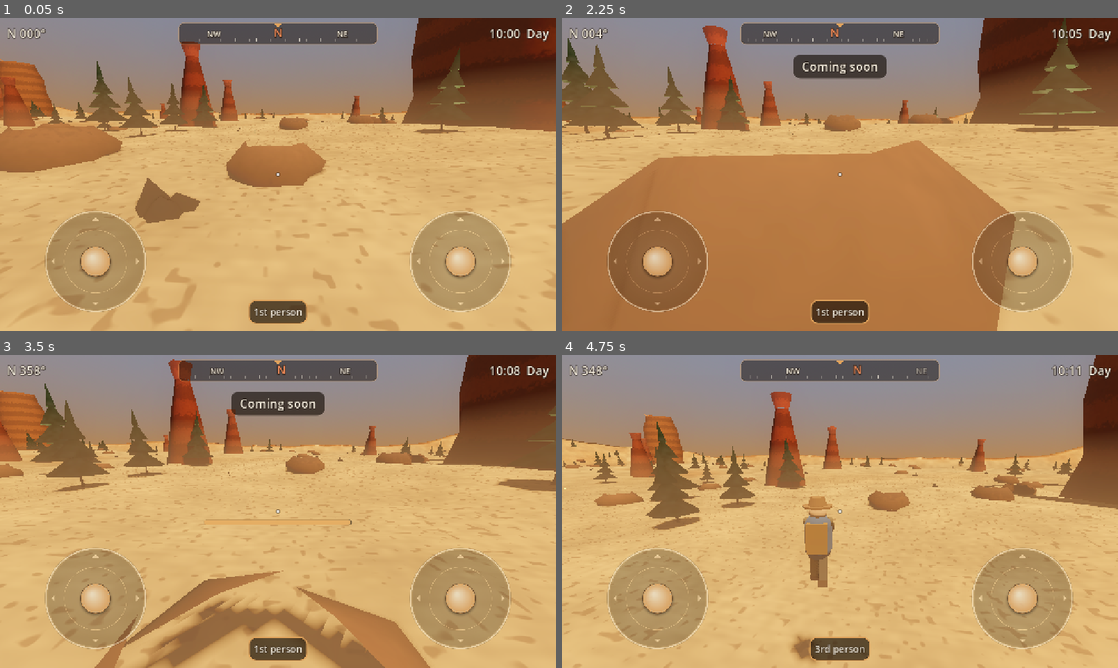
Above: before the commit, frames 1-4 (two rows, left to right).
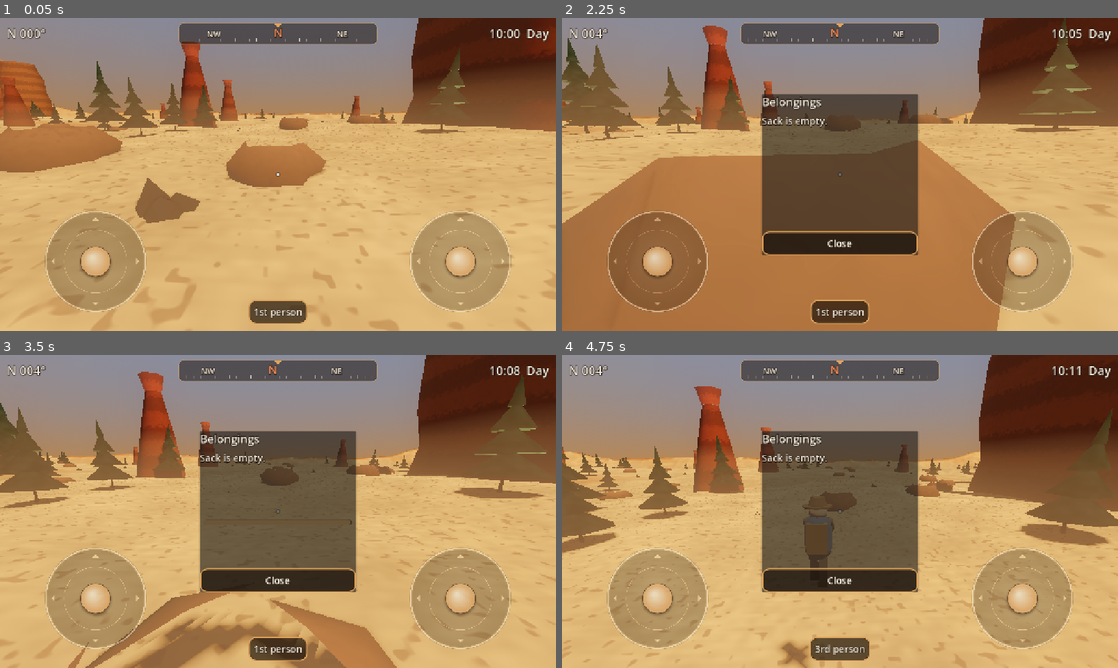
Above: after the commit, the same moments.

Repository: CharlieG42/ZimutAdventure
Game: Godot game, scene res://scenes/world/canyon_playground.tscn
Same seed, same stepped clock (60 frames per second), same inputs: the game is played once before the commit and once after it.
Inputs (mouse positions are in pixels of both pictures, inside the frame that each line leads up to):
- Up to frame 1 (0.05 s): no input
- Up to frame 2 (2.25 s): tap Enter at 0.5 s; move the mouse to (867, 174) at 0.52 s; hold W (move_forward) from 0.53 s (still down); tap E (interact) at 0.6, 1.35 s; click (867, 174) at 0.67 s; tap Space (jump) at 0.77, 1.52 s; move the mouse to (812, 174) at 1.27 s; click (812, 174) at 1.42 s; move the mouse to (851, 168) at 2.02 s; hold C (open_journal) from 2.03 s (still down); click (851, 168) at 2.17 s
- Up to frame 3 (3.5 s): keep holding W (move_forward); tap E (interact) at 2.3, 3.05 s; move the mouse to (272, 517) at 2.77 s; release C (open_journal) at 2.78 s; tap Shift (sprint) at 2.85 s; click (272, 517) at 2.92 s; tap Space (jump) at 3.02 s
- Up to frame 4 (4.75 s): keep holding W (move_forward); move the mouse to (878, 514) at 3.52 s; tap V (toggle_view) at 3.6 s; click (878, 514) at 3.67 s; tap Space (jump) at 3.77, 4.52 s; tap E (interact) at 3.8, 4.35 s; move the mouse to (795, 508) at 4.27 s; click (795, 508) at 4.42 s

The runs differ from the first frame. In frame 1, less than 0.1% of the frame differs, in the area x 7-8%, y 32-33%; in frame 2, 16%; in frame 3, 37%, in the area x 0-100%, y 0-100%; in frame 4, 34%.

Commit message:
feat(interaction): ramassage de bois, feu de camp, pancarte et sac consultable
- CollectibleItem supporte un genre (pierre/bois) avec rendu adapté
- Feu de camp interactif : 4 bûches pour l'allumer, puis repos (endurance restaurée)
- Pancarte lisible (message traduit FR/EN affiché en toast)
- Panneau d'inventaire dans le HUD (bouton Journal / touche C)
- Placement sur le sol du feu et de la pancarte près du départ
- Nouveau test headless test_environment_interaction.gd (13/13 PASS)

Co-authored-by: CharlieG42 <CharlieG42@users.noreply.github.com>

Diff:
--- a/locales/translations.en.csv
+++ b/locales/translations.en.csv
@@ -38,3 +38,14 @@
 ACTION_JUMP,Jump
 TOAST_SOON,Coming soon
 TOAST_EXHAUSTED,Out of breath!
+ITEM_ITEM_WOOD,wood
+ACTION_STOKE_FIRE,Add wood
+ACTION_REST,Rest at fire
+ACTION_READ,Read
+TOAST_NEED_WOOD,Not enough wood!
+TOAST_FIRE_STOKED,The fire crackles...
+TOAST_RESTED,You feel rested.
+INVENTORY_EMPTY,Sack is empty.
+JOURNAL_INVENTORY_TITLE,Belongings
+ACTION_CLOSE,Close
+SIGN_CANYON_1,Canyon trail - watch your step at dusk!
--- a/locales/translations.fr.csv
+++ b/locales/translations.fr.csv
@@ -38,3 +38,14 @@
 ACTION_JUMP,Saut
 TOAST_SOON,Bientôt disponible
 TOAST_EXHAUSTED,Essoufflé !
+ITEM_ITEM_WOOD,bois
+ACTION_STOKE_FIRE,Ajouter du bois
+ACTION_REST,Se reposer
+ACTION_READ,Lire
+TOAST_NEED_WOOD,Pas assez de bois !
+TOAST_FIRE_STOKED,Le feu crépite...
+TOAST_RESTED,Vous voilà requinqué.
+INVENTORY_EMPTY,Sac vide.
+JOURNAL_INVENTORY_TITLE,Sac — inventaire
+ACTION_CLOSE,Fermer
+SIGN_CANYON_1,Sentier du canyon - méfiez-vous de la tombée de la nuit !
--- /dev/null
+++ b/scenes/interaction/campfire.tscn
@@ -0,0 +1,71 @@
+[gd_scene load_steps=9 format=3]
+
+[ext_resource type="Script" path="res://scripts/interaction/campfire.gd" id="1_fire"]
+
+[sub_resource type="CylinderShape3D" id="CylinderShape3D_hit"]
+radius = 1.2
+height = 1.0
+
+[sub_resource type="CylinderMesh" id="CylinderMesh_ring"]
+top_radius = 0.9
+bottom_radius = 1.1
+height = 0.3
+
+[sub_resource type="StandardMaterial3D" id="StandardMaterial3D_stone"]
+albedo_color = Color(0.38, 0.33, 0.3, 1)
+roughness = 0.95
+
+[sub_resource type="CylinderMesh" id="CylinderMesh_log"]
+top_radius = 0.09
+bottom_radius = 0.11
+height = 1.0
+
+[sub_resource type="StandardMaterial3D" id="StandardMaterial3D_log"]
+albedo_color = Color(0.42, 0.27, 0.15, 1)
+roughness = 0.9
+
+[sub_resource type="CylinderMesh" id="CylinderMesh_flame"]
+top_radius = 0.02
+bottom_radius = 0.35
+height = 0.9
+
+[sub_resource type="StandardMaterial3D" id="StandardMaterial3D_flame"]
+albedo_color = Color(1, 0.6, 0.2, 1)
+emission_enabled = true
+emission = Color(1, 0.55, 0.15, 1)
+emission_energy_multiplier = 3.0
+
+[node name="Campfire" type="Area3D"]
+collision_layer = 4
+collision_mask = 0
+script = ExtResource("1_fire")
+
+[node name="CollisionShape3D" type="CollisionShape3D" parent="."]
+transform = Transform3D(1, 0, 0, 0, 1, 0, 0, 0, 1, 0, 0.5, 0)
+shape = SubResource("CylinderShape3D_hit")
+
+[node name="StoneRing" type="MeshInstance3D" parent="."]
+mesh = SubResource("CylinderMesh_ring")
+surface_material_override/0 = SubResource("StandardMaterial3D_stone")
+
+[node name="Log1" type="MeshInstance3D" parent="."]
+transform = Transform3D(0.9, 0, -0.44, 0, 1, 0, 0.44, 0, 0.9, 0, 0.45, 0)
+mesh = SubResource("CylinderMesh_log")
+surface_material_override/0 = SubResource("StandardMaterial3D_log")
+
+[node name="Log2" type="MeshInstance3D" parent="."]
+transform = Transform3D(0.9, 0, 0.44, 0, 1, 0, -0.44, 0, 0.9, 0, 0.45, 0)
+mesh = SubResource("CylinderMesh_log")
+surface_material_override/0 = SubResource("StandardMaterial3D_log")
+
+[node name="Flames" type="MeshInstance3D" parent="."]
+transform = Transform3D(1, 0, 0, 0, 1, 0, 0, 0, 1, 0, 0.75, 0)
+mesh = SubResource("CylinderMesh_flame")
+surface_material_override/0 = SubResource("StandardMaterial3D_flame")
+
+[node name="FireLight" type="OmniLight3D" parent="."]
+transform = Transform3D(1, 0, 0, 0, 1, 0, 0, 0, 1, 0, 1.0, 0)
+light_color = Color(1, 0.65, 0.3, 1)
+light_energy = 0.0
+omni_range = 12.0
+shadow_enabled = true
--- /dev/null
+++ b/scenes/interaction/signpost.tscn
@@ -0,0 +1,39 @@
+[gd_scene load_steps=7 format=3]
+
+[ext_resource type="Script" path="res://scripts/interaction/signpost.gd" id="1_sign"]
+
+[sub_resource type="BoxShape3D" id="BoxShape3D_hit"]
+size = Vector3(1.4, 2.4, 0.6)
+
+[sub_resource type="BoxMesh" id="BoxMesh_post"]
+size = Vector3(0.18, 1.8, 0.18)
+
+[sub_resource type="StandardMaterial3D" id="StandardMaterial3D_post"]
+albedo_color = Color(0.5, 0.36, 0.22, 1)
+roughness = 0.9
+
+[sub_resource type="BoxMesh" id="BoxMesh_board"]
+size = Vector3(1.2, 0.7, 0.08)
+
+[sub_resource type="StandardMaterial3D" id="StandardMaterial3D_board"]
+albedo_color = Color(0.72, 0.6, 0.42, 1)
+roughness = 0.85
+
+[node name="Signpost" type="Area3D"]
+collision_layer = 4
+collision_mask = 0
+script = ExtResource("1_sign")
+
+[node name="CollisionShape3D" type="CollisionShape3D" parent="."]
+transform = Transform3D(1, 0, 0, 0, 1, 0, 0, 0, 1, 0, 1.2, 0)
+shape = SubResource("BoxShape3D_hit")
+
+[node name="Post" type="MeshInstance3D" parent="."]
+transform = Transform3D(1, 0, 0, 0, 1, 0, 0, 0, 1, 0, 0.9, 0)
+mesh = SubResource("BoxMesh_post")
+surface_material_override/0 = SubResource("StandardMaterial3D_post")
+
+[node name="Board" type="MeshInstance3D" parent="."]
+transform = Transform3D(1, 0, 0, 0, 1, 0, 0, 0, 1, 0, 1.75, 0)
+mesh = SubResource("BoxMesh_board")
+surface_material_override/0 = SubResource("StandardMaterial3D_board")
--- /dev/null
+++ b/scenes/interaction/wood_item.tscn
@@ -0,0 +1,38 @@
+[gd_scene load_steps=6 format=3]
+
+[ext_resource type="Script" path="res://scripts/interaction/collectible_item.gd" id="1_collect"]
+[ext_resource type="AudioStream" path="res://assets/audio/pickup/collect.wav" id="2_snd"]
+
+[sub_resource type="SphereShape3D" id="SphereShape3D_hit"]
+radius = 0.6
+
+[sub_resource type="SphereMesh" id="SphereMesh_body"]
+radius = 0.18
+height = 0.36
+
+[sub_resource type="StandardMaterial3D" id="StandardMaterial3D_glow"]
+albedo_color = Color(0.95, 0.75, 0.35, 1)
+emission_enabled = true
+emission = Color(1, 0.8, 0.4, 1)
+emission_energy_multiplier = 2.5
+
+[node name="WoodItem" type="Area3D" groups=["collectible"]]
+collision_layer = 4
+collision_mask = 0
+script = ExtResource("1_collect")
+item_id = "item_wood"
+kind = 1
+amount = 1
+pickup_sound = ExtResource("2_snd")
+
+[node name="CollisionShape3D" type="CollisionShape3D" parent="."]
+shape = SubResource("SphereShape3D_hit")
+
+[node name="Mesh" type="MeshInstance3D" parent="."]
+mesh = SubResource("SphereMesh_body")
+material_override = SubResource("StandardMaterial3D_glow")
+
+[node name="Glow" type="OmniLight3D" parent="."]
+light_color = Color(1, 0.8, 0.4, 1)
+light_energy = 0.8
+omni_range = 2.5
--- a/scenes/ui/hud.tscn
+++ b/scenes/ui/hud.tscn
@@ -9,8 +9,10 @@
 [ext_resource type="Texture2D" path="res://assets/ui/icons/jump.png" id="7_jump"]
 [ext_resource type="Texture2D" path="res://assets/ui/icons/interact.png" id="8_interact"]
 [ext_resource type="Texture2D" path="res://assets/ui/icons/sprint.png" id="9_sprint"]
+[ext_resource type="Script" path="res://scripts/ui/inventory_panel.gd" id="10_inventory"]
 
 [node name="HUD" type="CanvasLayer"]
+groups = ["hud"]
 script = ExtResource("1_hud")
 
 [node name="TouchLook" parent="." instance=ExtResource("3_look")]
@@ -222,6 +224,23 @@
 icon_alignment = 1
 expand_icon = true
 
+[node name="InventoryCenter" type="CenterContainer" parent="."]
+anchors_preset = 8
+anchor_left = 0.5
+anchor_top = 0.5
+anchor_right = 0.5
+anchor_bottom = 0.5
+grow_horizontal = 2
+grow_vertical = 2
+mouse_filter = 1
+theme = ExtResource("4_theme")
+
+[node name="InventoryPanel" type="PanelContainer" parent="InventoryCenter"]
+visible = false
+layout_mode = 2
+mouse_filter = 1
+script = ExtResource("10_inventory")
+
 [node name="VirtualJoystick" parent="." instance=ExtResource("2_joy")]
 anchors_preset = 7
 anchor_left = 0.0
--- a/scenes/world/canyon_playground.tscn
+++ b/scenes/world/canyon_playground.tscn
@@ -6,6 +6,9 @@
 [ext_resource type="PackedScene" path="res://scenes/interaction/collectible_item.tscn" id="4_item"]
 [ext_resource type="PackedScene" path="res://scenes/ui/hud.tscn" id="5_hud"]
 [ext_resource type="Script" path="res://scripts/world/world_setup.gd" id="6_setup"]
+[ext_resource type="PackedScene" path="res://scenes/interaction/campfire.tscn" id="7_campfire"]
+[ext_resource type="PackedScene" path="res://scenes/interaction/signpost.tscn" id="8_sign"]
+[ext_resource type="PackedScene" path="res://scenes/interaction/wood_item.tscn" id="9_wood"]
 
 [sub_resource type="ProceduralSkyMaterial" id="ProceduralSkyMaterial_sky"]
 sky_top_color = Color(0.45, 0.65, 0.85, 1)
@@ -68,6 +71,19 @@
 item_scene = ExtResource("4_item")
 count = 14
 
+[node name="WoodCollectibles" type="Node3D" parent="."]
+script = ExtResource("3_spawner")
+item_scene = ExtResource("9_wood")
+count = 6
+seed_offset = 1337
+spawn_radius = 180.0
+min_terrain_height = -5.0
+
+[node name="Campfire" parent="." instance=ExtResource("7_campfire")]
+
+[node name="Signpost" parent="." instance=ExtResource("8_sign")]
+message_key = "SIGN_CANYON_1"
+
 [node name="Player" parent="." instance=ExtResource("2_player")]
 groups = ["player"]
 transform = Transform3D(1, 0, 0, 0, 1, 0, 0, 0, 1, 40, 12, -30)
--- /dev/null
+++ b/scripts/interaction/campfire.gd
@@ -0,0 +1,58 @@
+class_name CampfireInteractable
+extends Interactable
+
+const STAGES := 4
+
+@export var wood_item_id: String = "item_wood"
+@export var wood_per_stage: int = 1
+@export var fire_light_energy: float = 2.2
+
+var _stage: int = 0
+var _light: OmniLight3D
+var _mesh: MeshInstance3D
+
+func _ready() -> void:
+	prompt_text = "ACTION_STOKE_FIRE"
+	_light = get_node_or_null("FireLight") as OmniLight3D
+	_mesh = get_node_or_null("Flames") as MeshInstance3D
+	_refresh()
+
+func get_prompt() -> String:
+	return "ACTION_REST" if _stage >= STAGES else prompt_text
+
+func _on_interact(interactor: Node3D) -> void:
+	if _stage >= STAGES:
+		_rest(interactor)
+		return
+	var inventory := InteractionManager.get_inventory()
+	if inventory == null or not inventory.has_item(wood_item_id, wood_per_stage):
+		_notify(interactor, "TOAST_NEED_WOOD")
+		return
+	inventory.remove_item(wood_item_id, wood_per_stage)
+	_stage = mini(_stage + 1, STAGES)
+	_refresh()
+	var sfx := InteractionManager.get_sfx()
+	if sfx != null:
+		sfx.play(load("res://assets/audio/pickup/collect.wav"), -4.0, 0.8)
+	_notify(interactor, "TOAST_FIRE_STOKED")
+
+func _rest(interactor: Node3D) -> void:
+	if interactor is CharacterBody3D and interactor.has_method("restore_stamina"):
+		interactor.restore_stamina()
+	_notify(interactor, "TOAST_RESTED")
+
+func _notify(interactor: Node3D, key: String) -> void:
+	var tree := get_tree()
+	if tree != null:
+		var hud := tree.get_first_node_in_group("hud") as Node
+		if hud != null and hud.has_method("show_toast"):
+			hud.show_toast(tr(key))
+
+func _refresh() -> void:
+	if _light != null:
+		_light.light_energy = fire_light_energy * _stage / float(STAGES)
+		_light.visible = _stage > 0
+	if _mesh != null:
+		_mesh.visible = _stage > 0
+		var scale_factor := maxf(0.4, _stage / float(STAGES))
+		_mesh.scale = Vector3.ONE * scale_factor
--- a/scripts/interaction/collectible_item.gd
+++ b/scripts/interaction/collectible_item.gd
@@ -1,24 +1,52 @@
 class_name CollectibleItem
 extends Interactable
 
+enum Kind { STONE, WOOD }
+
 @export var item_id: String = "item_stone"
 @export var amount: int = 1
+@export var kind: Kind = Kind.STONE
 @export var pickup_sound: AudioStream
 @export var float_amplitude: float = 0.15
 @export var float_speed: float = 2.0
 
 var _base_y: float = 0.0
 var _t: float = 0.0
+var _mesh: MeshInstance3D
+var _glow: OmniLight3D
 
 func _ready() -> void:
 	_base_y = position.y
 	prompt_text = "ACTION_COLLECT"
 	one_shot = true
+	_mesh = get_node_or_null("Mesh") as MeshInstance3D
+	_glow = get_node_or_null("Glow") as OmniLight3D
+	_apply_kind()
 
 func _process(delta: float) -> void:
 	_t += delta * float_speed
 	position.y = _base_y + sin(_t) * float_amplitude
 	rotation.y += delta * 0.6
+
+func _apply_kind() -> void:
+	if _mesh == null:
+		return
+	match kind:
+		Kind.WOOD:
+			var cylinder := CylinderMesh.new()
+			cylinder.top_radius = 0.07
+			cylinder.bottom_radius = 0.09
+			cylinder.height = 0.7
+			var material := StandardMaterial3D.new()
+			material.albedo_color = Color(0.45, 0.28, 0.14, 1)
+			material.roughness = 0.9
+			_mesh.mesh = cylinder
+			_mesh.material_override = material
+			if _glow != null:
+				_glow.light_color = Color(1.0, 0.8, 0.55, 1)
+				_glow.omni_range = 1.8
+		_:
+			pass
 
 func _on_interact(_interactor: Node3D) -> void:
 	var inventory := InteractionManager.get_inventory()
--- /dev/null
+++ b/scripts/interaction/signpost.gd
@@ -0,0 +1,18 @@
+class_name SignpostInteractable
+extends Interactable
+
+@export_multiline var message_key: String = "SIGN_CANYON_1"
+@export var body_id: String = "Wood"
+@export var reading_time: float = 4.5
+
+func _ready() -> void:
+	prompt_text = "ACTION_READ"
+	one_shot = false
+
+func _on_interact(interactor: Node3D) -> void:
+	var tree := get_tree()
+	if tree == null:
+		return
+	var hud := tree.get_first_node_in_group("hud") as Node
+	if hud != null and hud.has_method("show_toast"):
+		hud.show_toast(tr(message_key), reading_time)
--- a/scripts/player/player.gd
+++ b/scripts/player/player.gd
@@ -166,6 +166,13 @@
 func is_exhausted() -> bool:
 	return _exhausted
 
+## Recouvrement immédiat (repos au feu de camp).
+func restore_stamina() -> void:
+	stamina = 1.0
+	_exhausted = false
+	_regen_delay_left = 0.0
+	stamina_changed.emit(stamina, _exhausted)
+
 ## Cap en degrés, 0 = Nord (-Z), sens horaire (90 = Est).
 func get_heading_degrees() -> float:
 	return fposmod(-rad_to_deg(rotation.y), 360.0)
--- a/scripts/ui/hud.gd
+++ b/scripts/ui/hud.gd
@@ -24,6 +24,8 @@
 @onready var interact_prompt: Label = $Overlay/CenterPrompt
 @onready var toast: Label = $Overlay/Toast
 @onready var joystick: Control = $VirtualJoystick
+@onready var inventory_center: CenterContainer = $InventoryCenter
+@onready var inventory_panel: InventoryPanel = $InventoryCenter/InventoryPanel
 @onready var camera_joystick: Control = $CameraJoystick
 @onready var touch_look: Control = $TouchLook
 
@@ -133,9 +135,13 @@
 		_player.call("toggle_view")
 
 func _on_journal_pressed() -> void:
-	if get_signal_connection_list("journal_requested").is_empty():
+	if get_signal_connection_list("journal_requested").size() > 0:
+		journal_requested.emit()
+		return
+	if inventory_panel != null:
+		inventory_panel.toggle()
+	else:
 		show_toast(tr("TOAST_SOON"))
-	journal_requested.emit()
 
 func _on_map_pressed() -> void:
 	if get_signal_connection_list("map_requested").is_empty():
--- /dev/null
+++ b/scripts/ui/inventory_panel.gd
@@ -0,0 +1,69 @@
+class_name InventoryPanel
+extends PanelContainer
+
+const CLOSE_KEY := "ACTION_CLOSE"
+
+var _list: VBoxContainer
+var _title: Label
+var _close_button: Button
+var _inventory: Node
+
+func _ready() -> void:
+	_inventory = InteractionManager.get_inventory()
+	mouse_filter = Control.MOUSE_FILTER_STOP
+	_build()
+	visible = false
+
+func toggle() -> void:
+	if visible:
+		close()
+	else:
+		open()
+
+func open() -> void:
+	_refresh()
+	visible = true
+
+func close() -> void:
+	visible = false
+
+func _build() -> void:
+	var margin := VBoxContainer.new()
+	margin.add_theme_constant_override("separation", 10)
+	_title = Label.new()
+	_title.text = tr("JOURNAL_INVENTORY_TITLE")
+	_title.add_theme_font_size_override("font_size", 26)
+	margin.add_child(_title)
+
+	var scroll := ScrollContainer.new()
+	scroll.custom_minimum_size = Vector2(360, 260)
+	margin.add_child(scroll)
+	_list = VBoxContainer.new()
+	_list.add_theme_constant_override("separation", 6)
+	_list.size_flags_horizontal = Control.SIZE_EXPAND_FILL
+	scroll.add_child(_list)
+
+	_close_button = Button.new()
+	_close_button.text = tr(CLOSE_KEY)
+	_close_button.pressed.connect(close)
+	margin.add_child(_close_button)
+	add_child(margin)
+
+func _refresh() -> void:
+	for child in _list.get_children():
+		child.queue_free()
+	if _inventory == null:
+		return
+	var all: Dictionary = _inventory.get_all()
+	if all.is_empty():
+		_add_row(tr("INVENTORY_EMPTY"))
+		return
+	for item_id in all.keys():
+		var count: int = int(all[item_id])
+		_add_row("%s  ×%d" % [tr("ITEM_" + String(item_id).to_upper()), count])
+
+func _add_row(text: String) -> void:
+	var label := Label.new()
+	label.text = text
+	label.add_theme_font_size_override("font_size", 22)
+	_list.add_child(label)
--- a/scripts/world/world_setup.gd
+++ b/scripts/world/world_setup.gd
@@ -9,6 +9,30 @@
 	if sun != null and env_node != null and env_node.environment != null:
 		DayNightCycle.bind_world(sun, env_node.environment)
 	_place_player_on_ground(root)
+	_place_interaction_props(root)
+
+## Pose le feu de camp et la pancarte sur le sol, à quelques mètres du départ.
+func _place_interaction_props(root: Node) -> void:
+	var landscape := root.get_node_or_null("Landscape")
+	if landscape == null or not landscape.has_method("terrain_height_at"):
+		return
+	var player := root.get_node_or_null("Player") as Node3D
+	if player == null:
+		return
+	var base: Vector3 = player.global_position
+	var props := {
+		"Campfire": Vector3(6.0, 0.0, 2.0),
+		"Signpost": Vector3(-5.0, 0.0, 4.0),
+	}
+	for node_name in props:
+		var node := root.get_node_or_null(node_name) as Node3D
+		if node == null:
+			continue
+		var pos: Vector3 = base + (props[node_name] as Vector3)
+		var ground: float = landscape.terrain_height_at(pos.x, pos.z)
+		node.global_position = Vector3(pos.x, ground, pos.z)
+		if node_name == "Signpost":
+			node.look_at(node.global_position + Vector3(0, 0, 1), Vector3.UP)
 
 ## Pose le joueur au sol à son point de départ (la scène le place en hauteur).
 func _place_player_on_ground(root: Node) -> void:
--- /dev/null
+++ b/tests/test_environment_interaction.gd
@@ -0,0 +1,174 @@
+extends SceneTree
+## Objets interactifs : feu de camp (bois, allumage, repos), pancarte,
+## panneau d'inventaire du HUD.
+
+func _init() -> void:
+	await process_frame
+	var errors: Array[String] = []
+
+	# En mode headless (-s) les autoloads peuvent ne pas être chargés selon la
+	# version : on réutilise ceux du root s'ils existent, sinon on les instancie
+	# avec les noms attendus.
+	var inventory_node := root.get_node_or_null("Inventory")
+	if inventory_node == null:
+		inventory_node = (load("res://scripts/autoload/inventory.gd") as GDScript).new()
+		inventory_node.name = "Inventory"
+		root.add_child(inventory_node)
+		await process_frame
+	var sfx_node := root.get_node_or_null("Sfx")
+	if sfx_node == null:
+		sfx_node = (load("res://scripts/autoload/sfx.gd") as GDScript).new()
+		sfx_node.name = "Sfx"
+		root.add_child(sfx_node)
+	await process_frame
+	inventory_node.call("clear_for_test")
+	var stub := Node3D.new()
+	root.add_child(stub)
+	await process_frame
+
+	# --- Feu de camp ----------------------------------------------------------------
+	var campfire_scene := load("res://scenes/interaction/campfire.tscn") as PackedScene
+	if campfire_scene == null:
+		errors.append("campfire.tscn missing")
+	else:
+		var fire := campfire_scene.instantiate()
+		if fire == null:
+			errors.append("campfire.tscn should instantiate")
+		else:
+			root.add_child(fire)
+			await process_frame
+			var stage: int = fire.get("_stage")
+			if stage != 0:
+				errors.append("campfire should start at stage 0, got %d" % stage)
+			var light := fire.get_node("FireLight") as OmniLight3D
+			if light == null or light.visible:
+				errors.append("campfire light should start hidden")
+			if fire.get_prompt() != "ACTION_STOKE_FIRE":
+				errors.append("campfire prompt should be ACTION_STOKE_FIRE, got %s" % fire.get_prompt())
+			var inventory := inventory_node
+			# Pas de bois -> pas d'alimentation
+			fire.call("interact", stub)
+			if fire.get("_stage") != 0:
+				errors.append("campfire stage should stay 0 without wood")
+			# 4 bois -> feu complet
+			inventory.call("add_item", "item_wood", 4)
+			for i in 4:
+				fire.call("interact", stub)
+				await process_frame
+			if fire.get("_stage") != 4:
+				errors.append("campfire stage should be 4 after 4 wood, got %d" % fire.get("_stage"))
+			if light == null or not light.visible or light.light_energy <= 0.0:
+				errors.append("campfire light should be lit at full stage")
+			if fire.get_prompt() != "ACTION_REST":
+				errors.append("full campfire prompt should be ACTION_REST, got %s" % fire.get_prompt())
+			if inventory.call("count_of", "item_wood") != 0:
+				errors.append("wood should be consumed")
+			# Repos -> stamina restaurée
+			var player_scene := load("res://scenes/player/player.tscn") as PackedScene
+			var player := player_scene.instantiate()
+			root.add_child(player)
+			await process_frame
+			player.set("stamina", 0.05)
+			player.call("restore_stamina")
+			if absf(float(player.get("stamina")) - 1.0) > 0.001:
+				errors.append("restore_stamina should refill stamina, got %f" % float(player.get("stamina")))
+			player.free()
+			fire.free()
+
+	# --- Pancarte -------------------------------------------------------------------
+	var sign_scene := load("res://scenes/interaction/signpost.tscn") as PackedScene
+	if sign_scene == null:
+		errors.append("signpost.tscn missing")
+	else:
+		var sign := sign_scene.instantiate()
+		if sign == null:
+			errors.append("signpost.tscn should instantiate")
+		else:
+			root.add_child(sign)
+			await process_frame
+			if sign.get_prompt() != "ACTION_READ":
+				errors.append("signpost prompt should be ACTION_READ, got %s" % sign.get_prompt())
+			if String(sign.get("message_key")) == "":
+				errors.append("signpost should have a message_key")
+			sign.free()
+
+	# --- Bois ramassable ------------------------------------------------------------
+	var wood_scene := load("res://scenes/interaction/wood_item.tscn") as PackedScene
+	if wood_scene == null:
+		errors.append("wood_item.tscn missing")
+	else:
+		var wood := wood_scene.instantiate()
+		if wood == null:
+			errors.append("wood_item.tscn should instantiate")
+		else:
+			if String(wood.get("item_id")) != "item_wood":
+				errors.append("wood item_id should be item_wood, got %s" % wood.get("item_id"))
+			wood.free()
+
+	# --- Panneau d'inventaire --------------------------------------------------------
+	var hud_packed := load("res://scenes/ui/hud.tscn") as PackedScene
+	if hud_packed == null:
+		errors.append("hud.tscn missing")
+	else:
+		var hud := hud_packed.instantiate()
+		root.add_child(hud)
+		await process_frame
+		await process_frame
+		var panel := hud.get_node_or_null("InventoryCenter/InventoryPanel")
+		if panel == null:
+			errors.append("HUD should contain InventoryCenter/InventoryPanel")
+		else:
+			if panel.visible:
+				errors.append("inventory panel should start hidden")
+			var inventory2 := inventory_node
+			inventory2.call("clear_for_test")
+			panel.call("open")
+			await process_frame
+			if not panel.visible:
+				errors.append("inventory panel open() should show it")
+			var rows: Array = panel.get("_list").get_children()
+			if rows.is_empty() or not String(rows[0].text).contains(tr("INVENTORY_EMPTY")):
+				errors.append("empty inventory should show INVENTORY_EMPTY, got %s" % (rows[0].text if not rows.is_empty() else "nothing"))
+			inventory2.call("add_item", "item_wood", 3)
+			panel.call("open")
+			await process_frame
+			rows = panel.get("_list").get_children()
+			if rows.size() != 1 or not String(rows[0].text).contains("3"):
+				errors.append("panel should list 3x item_wood, got %d row(s)" % rows.size())
+			panel.call("close")
+			if panel.visible:
+				errors.append("inventory panel close() should hide it")
+		hud.free()
+
+	# --- Scène du canyon --------------------------------------------------------------
+	var world := (load("res://scenes/world/canyon_playground.tscn") as PackedScene).instantiate()
+	root.add_child(world)
+	await process_frame
+	await process_frame
+	var campfire := world.get_node_or_null("Campfire")
+	if campfire == null:
+		errors.append("canyon_playground should contain a Campfire")
+	var signpost := world.get_node_or_null("Signpost")
+	if signpost == null:
+		errors.append("canyon_playground should contain a Signpost")
+	var wood_spawner := world.get_node_or_null("WoodCollectibles")
+	if wood_spawner == null or wood_spawner.get_child_count() < 1:
+		errors.append("canyon_playground should spawn wood collectibles")
+	if campfire != null and signpost != null:
+		var landscape := world.get_node("Landscape")
+		var ground_fire: float = landscape.terrain_height_at(campfire.global_position.x, campfire.global_position.z)
+		var ground_sign: float = landscape.terrain_height_at(signpost.global_position.x, signpost.global_position.z)
+		if absf(campfire.global_position.y - ground_fire) > 0.01:
+			errors.append("campfire flottant/enterré : y=%f sol=%f" % [campfire.global_position.y, ground_fire])
+		if absf(signpost.global_position.y - ground_sign) > 0.01:
+			errors.append("signpost flottant/enterré : y=%f sol=%f" % [signpost.global_position.y, ground_sign])
+	world.free()
+
+	var exit_code := 0
+	if errors.is_empty():
+		print("TEST_ENVIRONMENT_INTERACTION: PASS")
+	else:
+		exit_code = 1
+		for e in errors:
+			printerr("TEST_ENVIRONMENT_INTERACTION FAIL: " + e)
+	quit(exit_code)
Not shown: 1 places in scenes/ui/hud.tscn that only renumber resources
Not shown: 1 places in scenes/world/canyon_playground.tscn that only renumber resources
Not shown, added: scripts/interaction/campfire.gd.uid
Not shown, added: scripts/interaction/signpost.gd.uid
Not shown, added: scripts/ui/inventory_panel.gd.uid
Not shown, added: tests/test_environment_interaction.gd.uid
